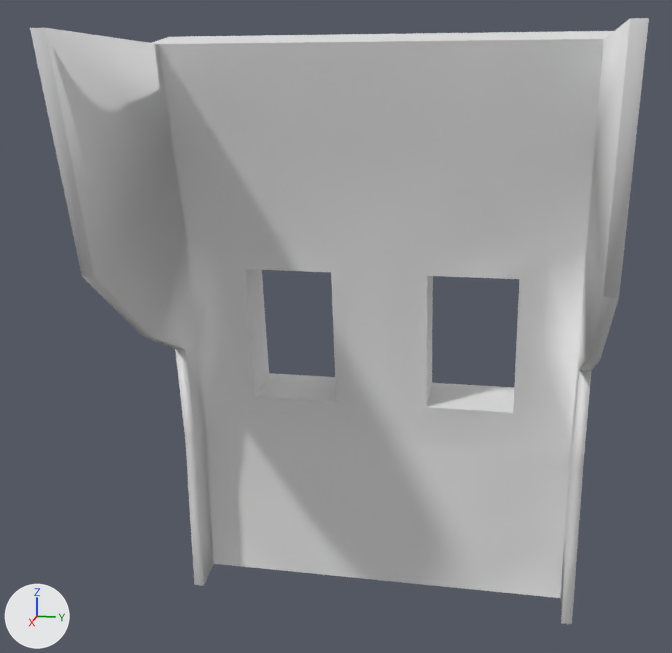
The FBX model Meshes/Wall_Windowed.fbx as it was, and as the next commit left it.
One viewpoint serves both versions: a camera (50 mm lens) standing at (4.81, 0.71, 1.19) and looking at (0.6, -0.14, 0.14). Arrows for +X, +Y and +Z are at lower left; the lights stay in place. Where no turn or scale is listed for an object, it has been applied to the vertices. Vertices at the same position are counted once.

In view in the first picture: 'Wall_windowed'.
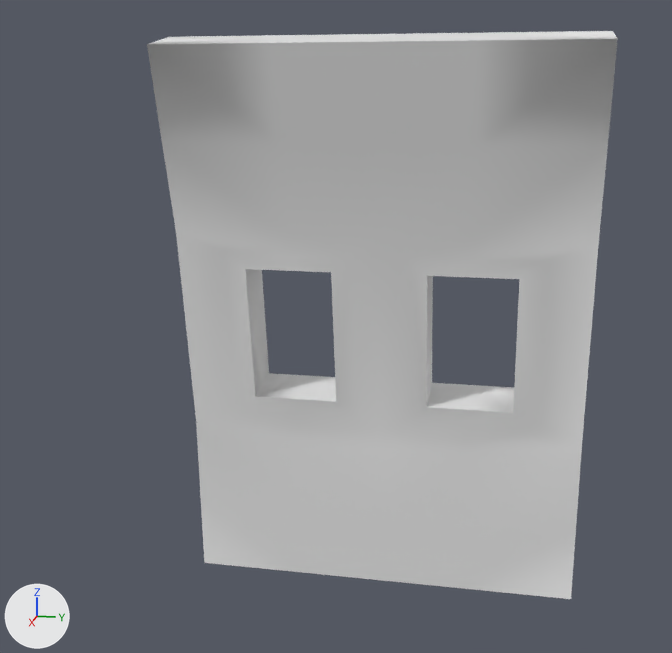
Location of each change, [x1, y1, x2, y2] in pixels of the pictures (672 x 653 px):
'Wall_windowed', reshaped (24% narrower, 6% shorter): before [30, 18, 649, 624]; after [147, 31, 618, 599]

The edits, one by one:
me_sm_merged_staticmeshactor_194_017 is used by ob_wall_windowed; location (0.0, 0.0, 0.0).
me_sm_merged_staticmeshactor_194_017 had 220 vertices, 222 faces and spanned x -0.33..1.57, y -1.07..1.07, z -1.57..1.49.
me_sm_merged_staticmeshactor_194_017 now has 140 vertices, 144 faces and spans x -0.33..0.48, y -1.07..1.07, z -1.52..1.49.
Part 1, on me_sm_merged_staticmeshactor_194_017:
80 vertices are removed from x -0.33..1.57, y -1.07..1.07, z -1.57..1.49.
132 faces are deleted.
54 new faces join them.
